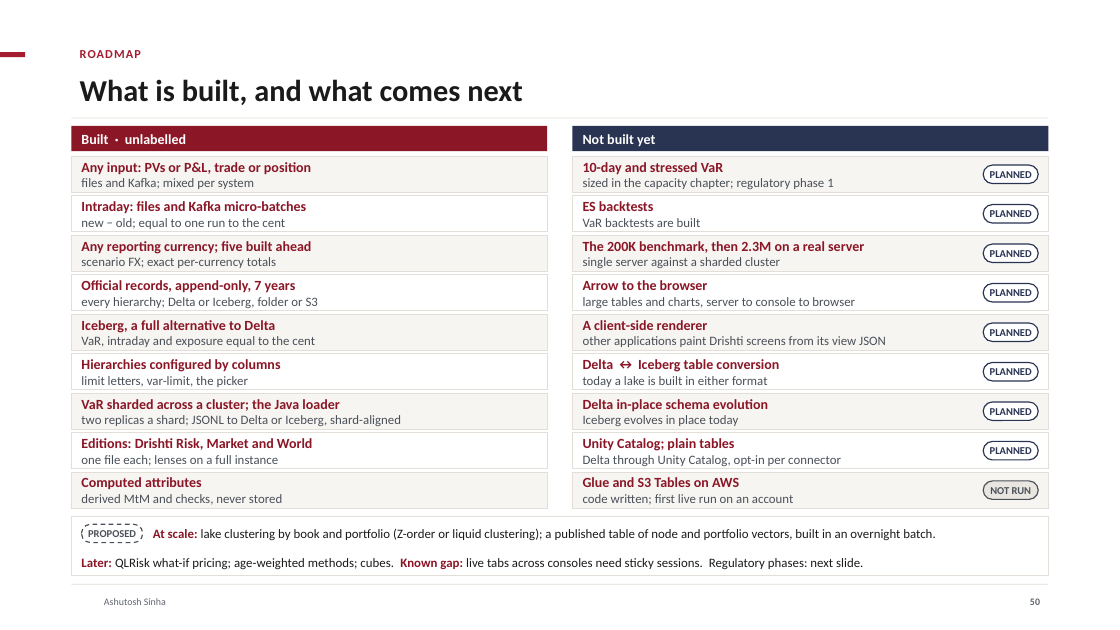
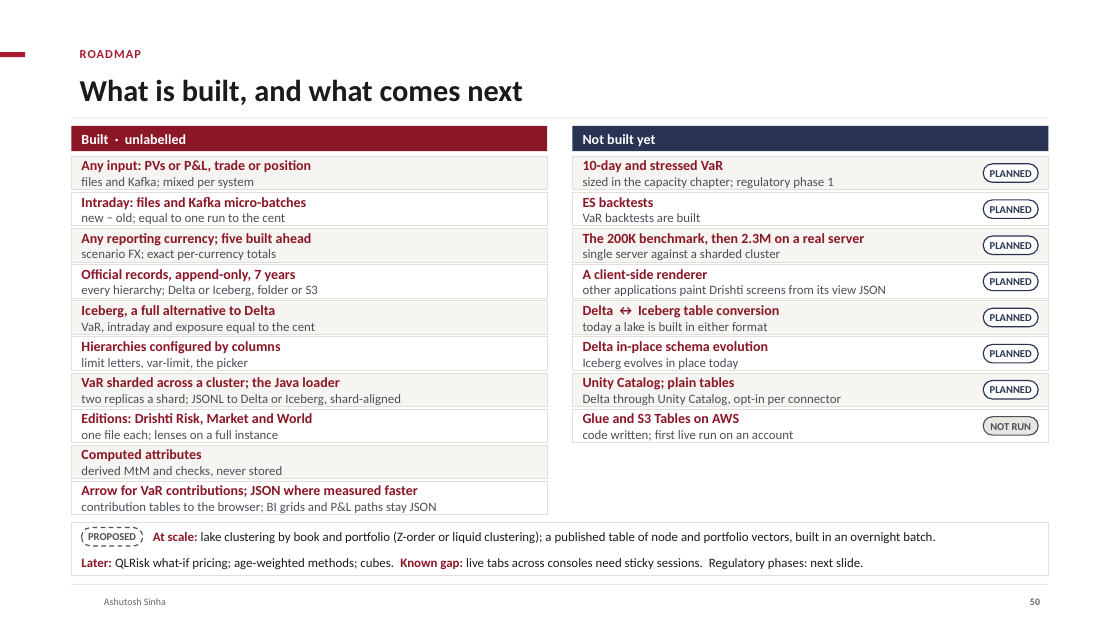
Before and after one commit to ajsinha/drishti, a slide deck: slide 50 of docs/publications/Drishti-VaR-Engine.pptx. Drawn at 1120x630 pixels with LibreOffice and Linux fonts; fonts in the diff are those of the drawing; background and template pictures are left out. Boxes give left, top, right and bottom in pixels: in the first picture for what was removed or moved away, otherwise in the second. Text is boxed around its words. In the diff, an @@ line names an element or a change of style, - is before the commit and + after.

```diff
--- a/docs/publications/Drishti-VaR-Engine.pptx
+++ b/docs/publications/Drishti-VaR-Engine.pptx
@@ 4 texts, 4 rectangles, 1 rounded rectangle: place and size @@
-4 texts, 4 rectangles, 1 rounded rectangle at <box>71,196,1049,271</box>
+4 texts, 4 rectangles, 1 rounded rectangle at <box>71,192,1049,262</box>
@@ 2 rectangles, 2 rounded rectangles, 1 text: place and size @@
-2 rectangles, 2 rounded rectangles, 1 text at <box>71,244,1049,311</box>
+2 rectangles, 2 rounded rectangles, 1 text at <box>71,236,1049,298</box>
@@ text "A client-side renderer": place and size @@
-text "A client-side renderer" at <box>583,320,886,347</box>
+text "A client-side renderer" at <box>583,269,886,296</box>
@@ text removed at <box>583,280,855,308</box> @@
-Arrow to the browser
-large tables and charts, server to console to browser
@@ text "Delta ↔ Iceberg table conversion": place and size @@
-text "Delta ↔ Iceberg table conversion" at <box>583,359,779,387</box>
+text "Delta ↔ Iceberg table conversion" at <box>583,305,779,333</box>
@@ 4 rectangles, 2 texts, 1 rounded rectangle: place and size @@
-4 rectangles, 2 texts, 1 rounded rectangle at <box>71,314,1049,390</box>
+4 rectangles, 2 texts, 1 rounded rectangle at <box>71,301,1049,371</box>
@@ text "Delta in-place schema evolution": place and size @@
-text "Delta in-place schema evolution" at <box>583,399,768,426</box>
+text "Delta in-place schema evolution" at <box>583,341,768,369</box>
@@ rounded rectangle "PLANNED": place and size @@
-rounded rectangle "PLANNED" at <box>984,402,1039,421</box>
+rounded rectangle "PLANNED" at <box>984,344,1039,363</box>
@@ 2 rectangles, 1 text: place and size @@
-2 rectangles, 1 text at <box>71,393,1049,429</box>
+2 rectangles, 1 text at <box>71,373,1049,407</box>
@@ text "Unity Catalog; plain tables": place and size @@
-text "Unity Catalog; plain tables" at <box>583,438,841,466</box>
+text "Unity Catalog; plain tables" at <box>583,377,841,405</box>
@@ rounded rectangle "PLANNED": place and size @@
-rounded rectangle "PLANNED" at <box>984,363,1039,381</box>
+rounded rectangle "PLANNED" at <box>984,381,1039,399</box>
@@ 3 rectangles, 2 texts: place and size @@
-3 rectangles, 2 texts at <box>71,433,1049,508</box>
+3 rectangles, 2 texts at <box>71,409,1049,479</box>
@@ text "Glue and S3 Tables on ...": place and size @@
-text "Glue and S3 Tables on ..." at <box>583,477,793,505</box>
+text "Glue and S3 Tables on ..." at <box>583,413,793,441</box>
@@ rounded rectangle "NOT RUN": place and size @@
-rounded rectangle "NOT RUN" at <box>984,481,1039,499</box>
+rounded rectangle "NOT RUN" at <box>984,417,1039,435</box>
@@ rounded rectangle removed at <box>984,441,1039,460</box> @@
-PLANNED
@@ rectangle removed at <box>573,472,1049,508</box> @@
@@ rectangle added at <box>71,481,548,515</box>, fill #FFFFFF, outline #E3DED7 0.75 pt @@
@@ text added at <box>81,485,437,513</box>, 11 pt, text #4A5058 @@
+Arrow for VaR contributions; JSON where measured faster
+contribution tables to the browser; BI grids and P&L paths stay JSON
@@ rectangle: place and size @@
-rectangle at <box>71,517,1049,576</box>
+rectangle at <box>71,523,1049,576</box>
@@ rounded rectangle "PROPOSED": place and size @@
-rounded rectangle "PROPOSED" at <box>82,524,143,543</box>
+rounded rectangle "PROPOSED" at <box>82,528,143,546</box>
```
Also in this commit, not shown: 1 other slide changed, 11 other files.
